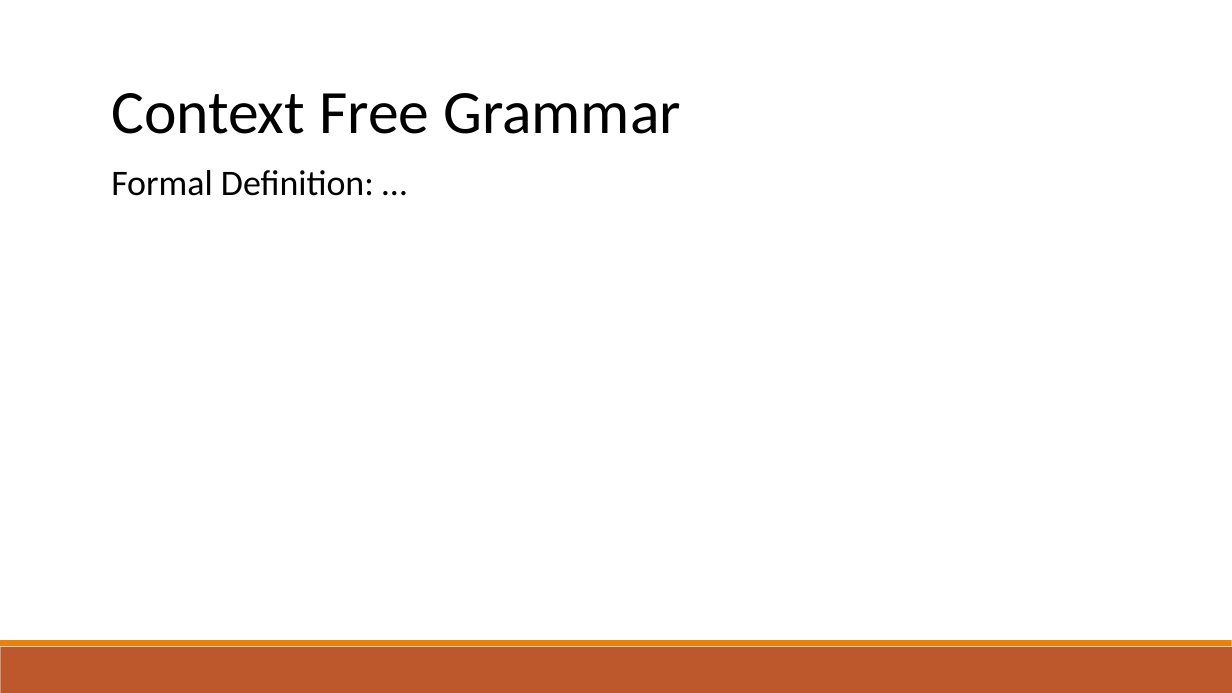
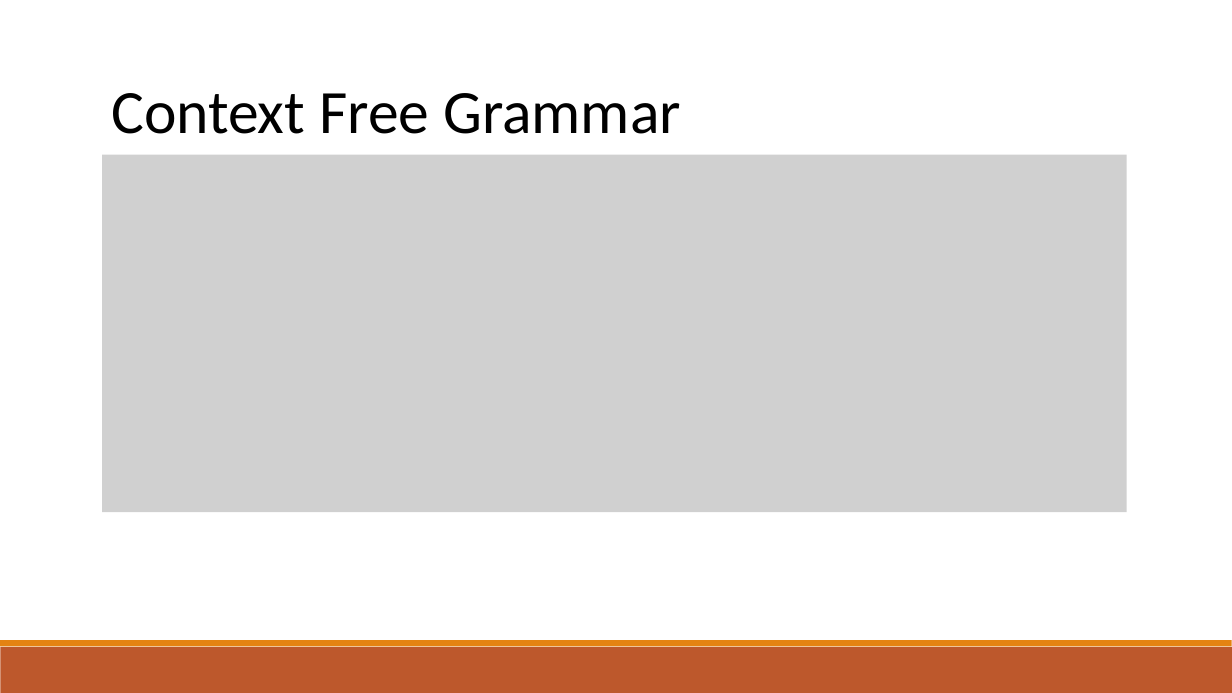
Before and after one commit to raghadzeidan/COMPILATION_TAU_FOR_STUDENTS, a slide deck: slide 25 of new_slides/top_down_parsing.pptx. Drawn at 1232x693 pixels with LibreOffice and Linux fonts; fonts in the diff are those of the drawing; grey boxes stand for pictures. Boxes give left, top, right and bottom in pixels: in the first picture for what was removed or moved away, otherwise in the second. Text is boxed around its words. In the diff, an @@ line names an element or a change of style, - is before the commit and + after.

```diff
--- a/new_slides/top_down_parsing.pptx
+++ b/new_slides/top_down_parsing.pptx
@@ picture added at <box>103,154,1128,512</box> @@
@@ text removed at <box>111,170,374,196</box> @@
-Formal Definition: …
```
Also in this commit, not shown: 3 other slides changed, 10 slides added, 1 other file.
